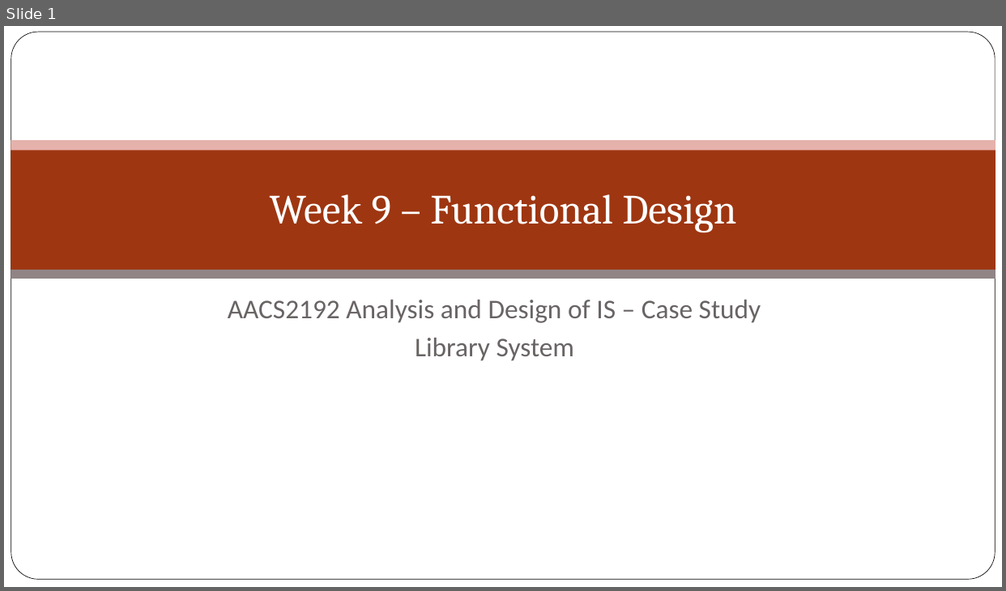
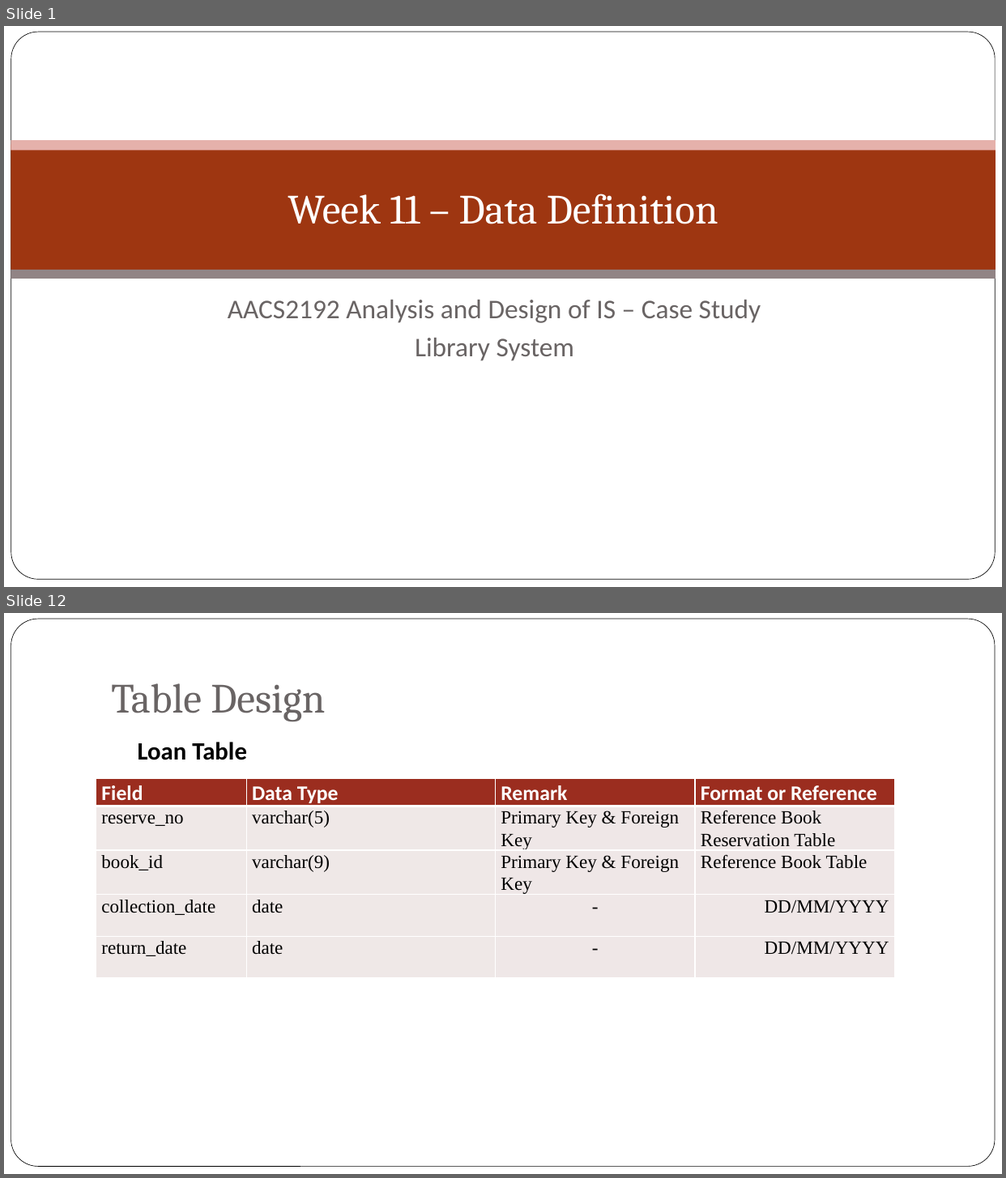
Before and after one commit to jyu1129/Library-System-IS-assignment, a slide deck: Week 9/Week 9 – Functional Design.pptx. Shown one above the other, each under a label of ours: slide 1 before the commit, slides 1 and 12 after it; the slides between them are not shown. The pictures are 1006x591 and 1006x1178 pixels, drawn with LibreOffice and Linux fonts; fonts in the diff are those of the drawing; background and template pictures are left out. Boxes give left, top, right and bottom in pixels: in the first picture for what was removed or moved away, otherwise in the second. Text is boxed around its words. In the diff, an @@ line names an element or a change of style, - is before the commit and + after.

Commit message:
updated week 11 and powerpoint

```diff
--- a/Week 9/Week 9 – Functional Design.pptx
+++ b/Week 9/Week 9 – Functional Design.pptx
@@ slide 12 added at (4, 613, 1002, 1174), background picture (left out) @@
@@ rounded rectangle added at (10, 619, 995, 1167), fill #FFFFFF, outline #000000 0.5 pt @@
@@ title added at (111, 683, 325, 722), 40 pt, text #696464 @@
+Table Design
@@ text added at (138, 742, 247, 760), 24 pt, text #000000, bold @@
+  Loan Table
@@ table added at (96, 778, 896, 982), 5 rows, 4 columns @@
+Field | Data Type | Remark | Format or Reference
+reserve_no | varchar(5) | Primary Key & Foreign Key | Reference Book Reservation Table
+book_id | varchar(9) | Primary Key & Foreign Key | Reference Book Table
+collection_date | date | - | DD/MM/YYYY
+return_date | date | - | DD/MM/YYYY
@@ slide 1 changed as well @@
@@ title at (288, 194, 718, 224): text changed @@
-Week 9 – Functional Design
+Week 11 – Data Definition
```
Also in this commit, not shown: 1 other slide changed, 27 other slides added, 9 slides removed, 2 other files.
